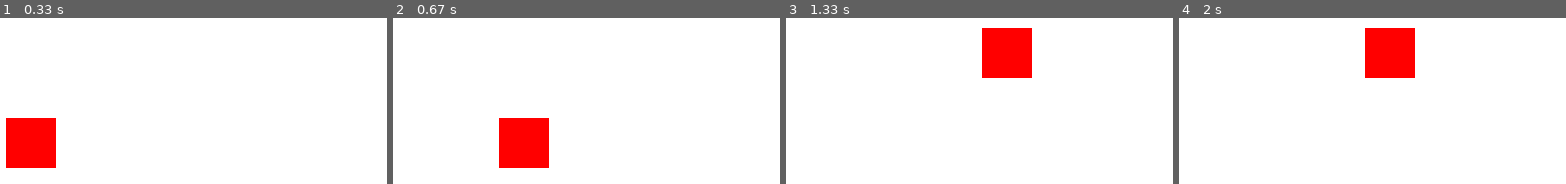
Above: before the commit, frames 1-4 (left to right).
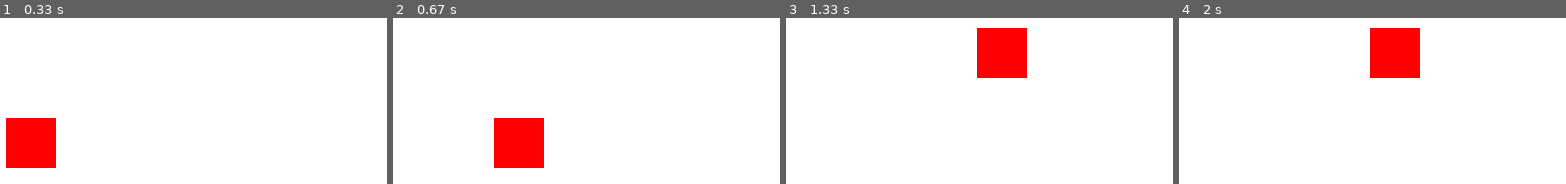
Above: after the commit, the same moments.

Repository: ToastWithCheeze/Programmering-Niva1
Game: pygame game, started from pygame/main.py
Two runs of this game, one before a commit and one after it. Both use one fixed random seed, a clock stepped at 60 frames per second and the inputs below.
Inputs:
- Up to frame 1 (0.33 s): no input
- Up to frame 2 (0.67 s): hold Right from 0.33 s (still down)
- Up to frame 3 (1.33 s): release Right at 0.8 s; hold Up 0.83-1.13 s; hold Right from 1.17 s (still down)
- Up to frame 4 (2 s): release Right at 1.63 s; hold Left from 1.67 s (still down)

Frame 1 is identical in both runs. In frame 2, 0.8% of the frame differs, in the area x 26-41%, y 60-91%; in frame 3, 0.8%; in frame 4, 0.8%.

Commit message:
Reworked game into OOP, Saved old project as old_main.py

Diff:
--- a/pygame/main.py
+++ b/pygame/main.py
@@ -1,40 +1,48 @@
 import pygame
-from pygame.locals import *
+import sys
 
-pygame.init()
+class Game:
+    def __init__(self):
+        pygame.init()
+        self.screen = pygame.display.set_mode((600, 600))
 
-screen = pygame.display.set_mode((600,600))
-pygame.display.set_caption("Linus Noob")
+        self.running = True
 
-x = 100
-y = 100
+        self.x = 100
+        self.y = 100
+    def run(self):
+        while self.running:
+            self.draw()
+            self.update()
 
-vel = 5
+            pygame.time.Clock().tick(60)
+        self.close()
+    def update(self):
+        for event in pygame.event.get():
+            if event.type == pygame.QUIT:
+                self.running = False
+            self.keys = pygame.key.get_pressed()
+        #Imported old movement controlls, will change later
 
 
-running = True
-while running:
+        if self.keys[pygame.K_LEFT] and self.x>0:
+            self.x -= 5
+        if self.keys[pygame.K_RIGHT] and self.x<(600-50):
+            self.x += 5
+        if self.keys[pygame.K_UP] and self.y>0:
+            self.y -= 5
+        if self.keys[pygame.K_DOWN] and self.y<(600-50):
+            self.y += 5
 
-    for event in pygame.event.get():
-        if event.type == pygame.QUIT:
-            running = False
-        keys = pygame.key.get_pressed()
 
-    if keys[pygame.K_LEFT] and x>0:
-        x -= vel
-        print(f"X: {x}")
-    if keys[pygame.K_RIGHT] and x<(600-50):
-        x += vel
-        print(f"X: {x}")
-    if keys[pygame.K_UP] and y>0:
-        y -= vel
-    if keys[pygame.K_DOWN] and y<(600-50):
-        y += vel
+        pygame.display.update()
+    def draw(self):
+        self.screen.fill((255,255,255))
+        pygame.draw.rect(self.screen, (255,0,0), [self.x,self.y,50,50], 0)
+    def close(self):
+        pygame.quit()
+        sys.exit()
 
-    screen.fill((255,255,255))
-    pygame.draw.rect(screen, (255,0,0), [x,y,50,50], 0)
-    pygame.display.update()
-
-    pygame.time.Clock().tick(60)
-
-pygame.quit()
+if __name__ == "__main__":
+    game = Game()
+    game.run()
--- /dev/null
+++ b/pygame/old_main.py
@@ -0,0 +1,40 @@
+import pygame
+from pygame.locals import *
+
+pygame.init()
+
+screen = pygame.display.set_mode((600,600))
+pygame.display.set_caption("Linus Noob")
+
+x = 100
+y = 100
+
+vel = 5
+
+
+running = True
+while running:
+
+    for event in pygame.event.get():
+        if event.type == pygame.QUIT:
+            running = False
+        keys = pygame.key.get_pressed()
+
+    if keys[pygame.K_LEFT] and x>0:
+        x -= vel
+        print(f"X: {x}")
+    if keys[pygame.K_RIGHT] and x<(600-50):
+        x += vel
+        print(f"X: {x}")
+    if keys[pygame.K_UP] and y>0:
+        y -= vel
+    if keys[pygame.K_DOWN] and y<(600-50):
+        y += vel
+
+    screen.fill((255,255,255))
+    pygame.draw.rect(screen, (255,0,0), [x,y,50,50], 0)
+    pygame.display.update()
+
+    pygame.time.Clock().tick(60)
+
+pygame.quit()
